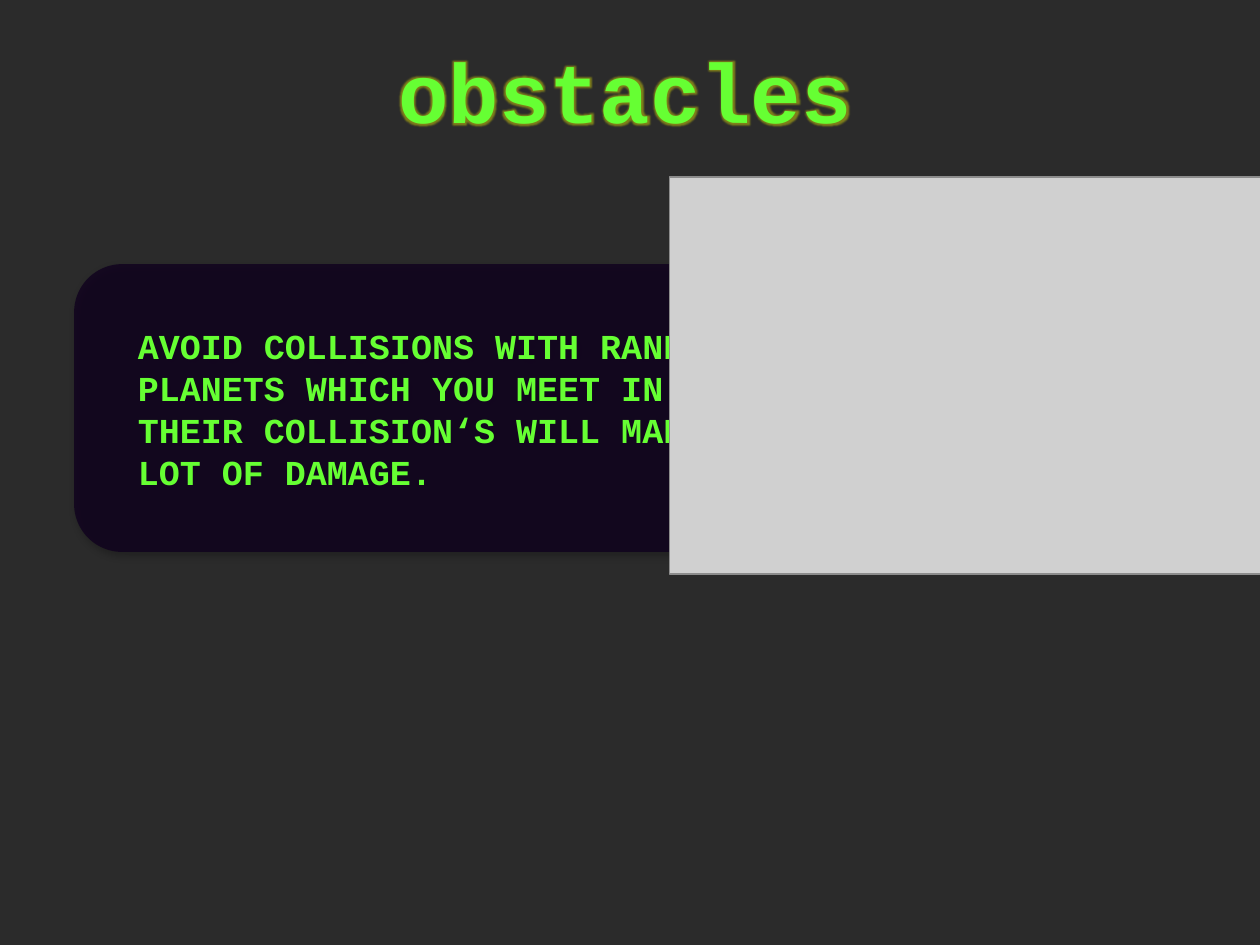
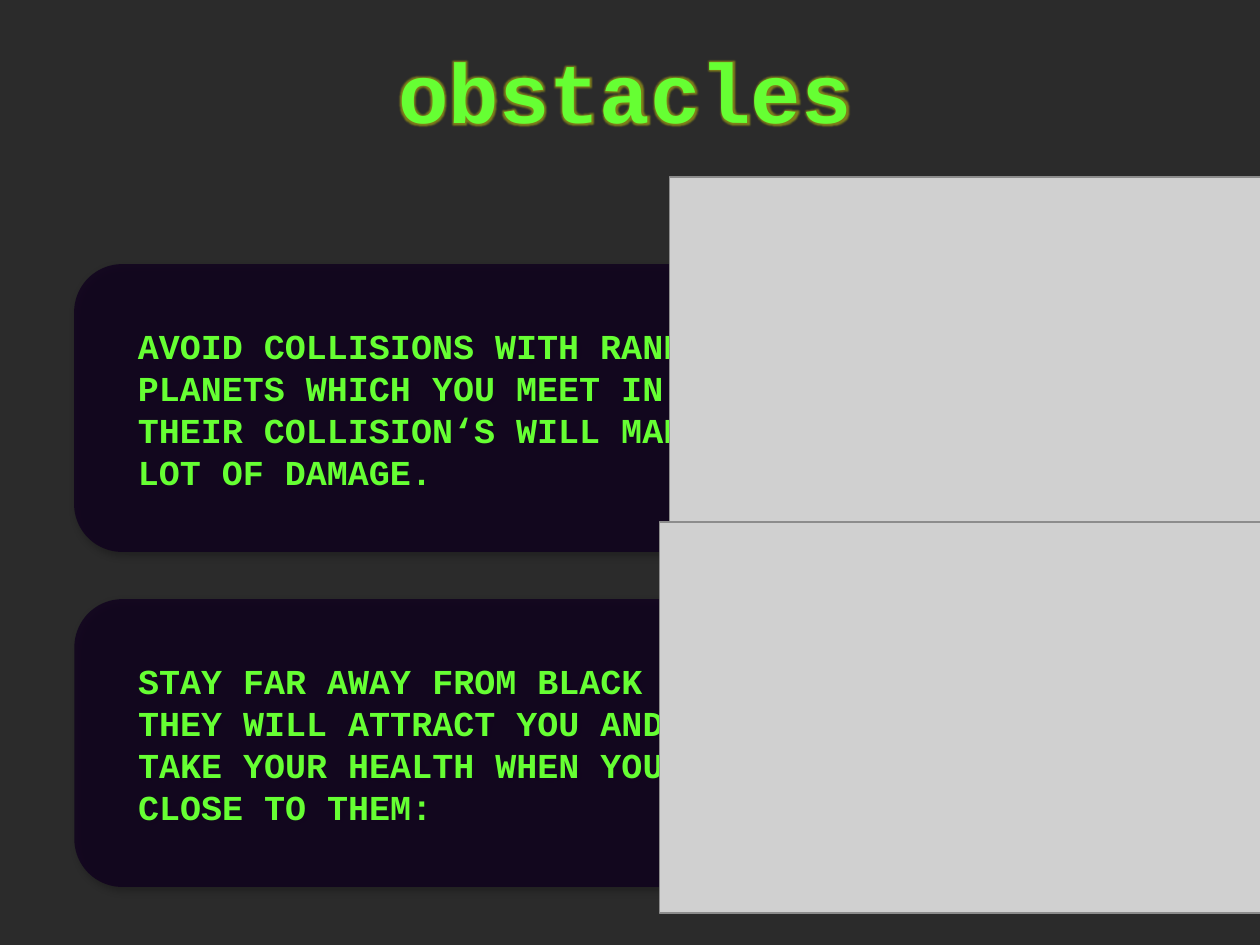
Before and after one commit to srad/SpaceBIT, a slide deck: slide 7 of handbook/SpaceBIT - Handbook.pptx. Drawn at 1260x945 pixels with LibreOffice and Linux fonts; fonts in the diff are those of the drawing; grey boxes stand for pictures; background and template pictures are left out; a plain dark background stands for a picture behind light text. Boxes give left, top, right and bottom in pixels: in the first picture for what was removed or moved away, otherwise in the second. Text is boxed around its words. In the diff, an @@ line names an element or a change of style, - is before the commit and + after.

```diff
--- a/handbook/SpaceBIT - Handbook.pptx
+++ b/handbook/SpaceBIT - Handbook.pptx
@@ picture added at [660, 522, 1260, 912] @@
@@ rounded rectangle added at [74, 600, 1196, 887], fill #0F001E at 78% opacity, 20 pt, text #66FF33, bold @@
+STAY FAR AWAY FROM BLACK HOLES
+THEY WILL ATTRACT YOU AND AND
+TAKE YOUR HEALTH WHEN YOU COME
+CLOSE TO THEM:
```
Also in this commit, not shown: 4 other slides changed, 53 other files.
